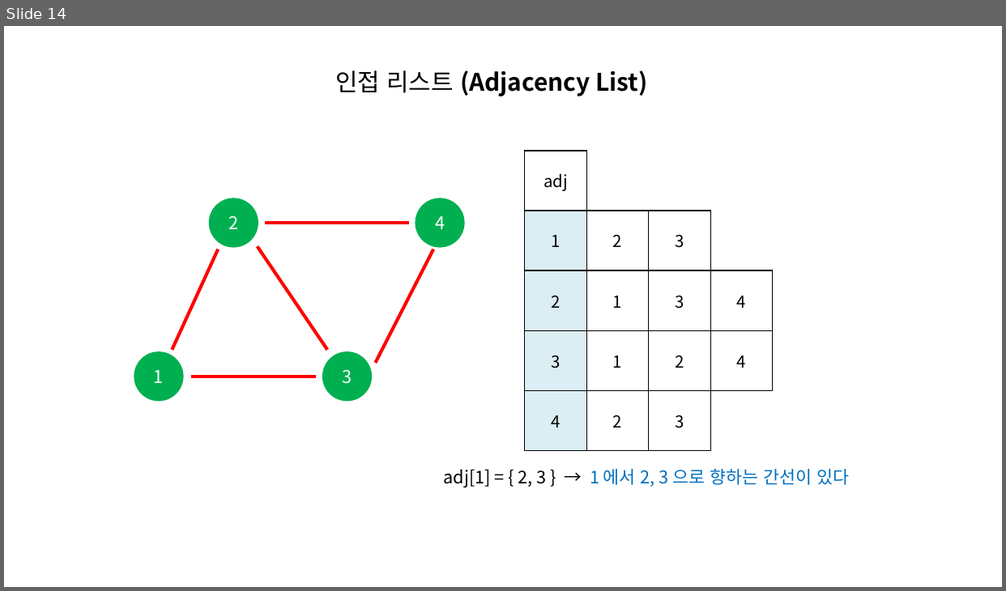
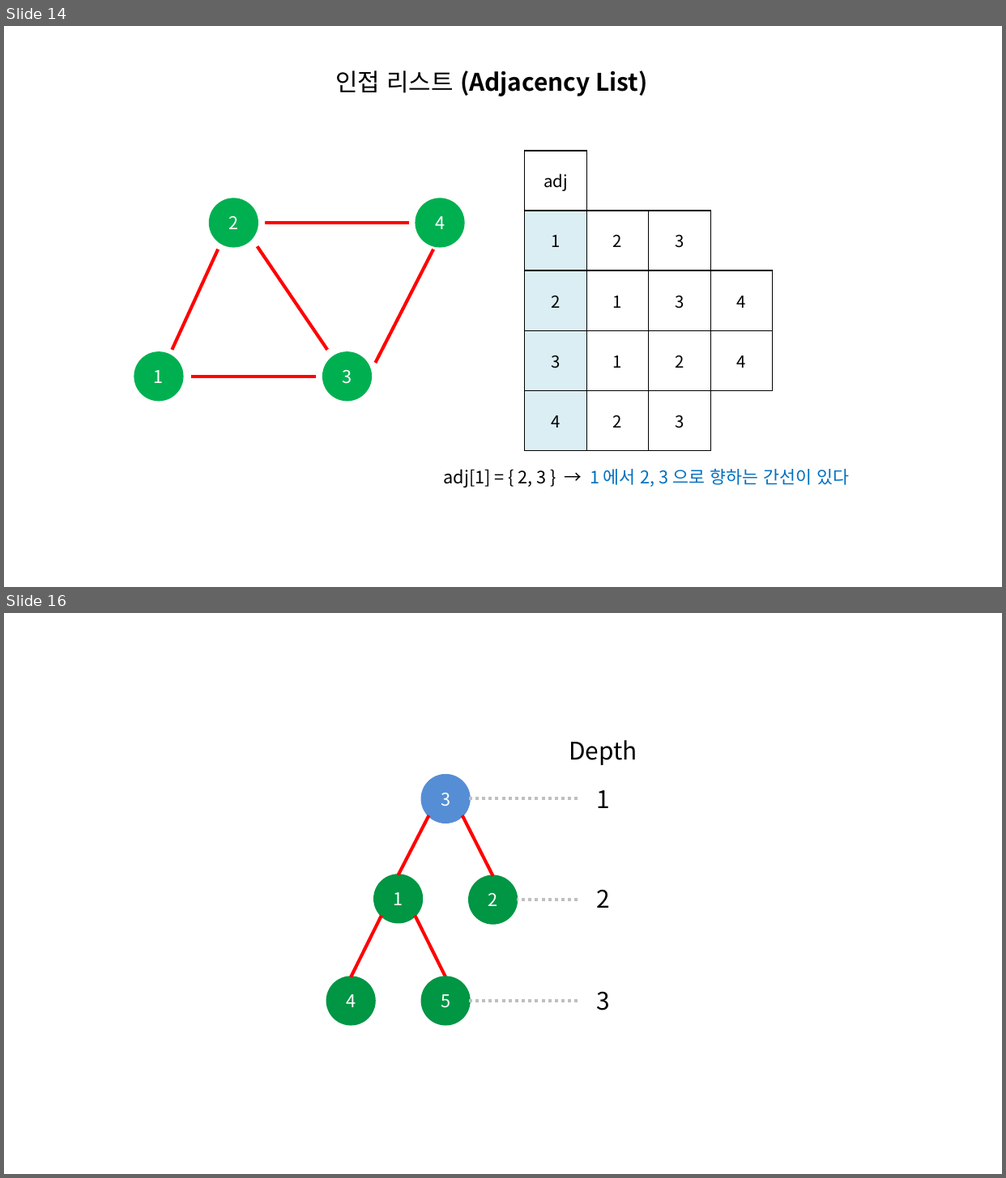
Before and after one commit to momo1108/blog, a slide deck: assets/etc/이미지제작용.pptx. Shown one above the other, each under a label of ours: slide 14 before the commit, slides 14 and 16 after it; the slides between them are not shown. The pictures are 1006x591 and 1006x1178 pixels, drawn with LibreOffice and Linux fonts; fonts in the diff are those of the drawing. Boxes give left, top, right and bottom in pixels: in the first picture for what was removed or moved away, otherwise in the second. Text is boxed around its words. In the diff, an @@ line names an element or a change of style, - is before the commit and + after.

```diff
--- a/assets/etc/이미지제작용.pptx
+++ b/assets/etc/이미지제작용.pptx
@@ slide 16 added at box(4, 613, 1002, 1174), background #FFFFFF @@
@@ text added at box(569, 740, 637, 765), 22 pt, text #000000 @@
+Depth
@@ ellipse added at box(422, 775, 470, 823), fill #558ED5, outline #558ED5 2 pt, 16 pt, text #FFFFFF @@
+3
@@ line added from (578, 799) to (469, 799), #BFBFBF 3 pt dashed @@
@@ text added at box(596, 790, 610, 808), 22 pt, text #000000 @@
+1
@@ line added from (428, 815) to (398, 875), #FF0000 3 pt @@
@@ line added from (462, 815) to (492, 876), #FF0000 3 pt @@
@@ ellipse added at box(375, 875, 422, 922), fill #009644, outline #009644 2 pt, 16 pt, text #FFFFFF @@
+1
@@ ellipse added at box(469, 876, 517, 923), fill #009644, outline #009644 2 pt, 16 pt, text #FFFFFF @@
+2
@@ line added from (578, 900) to (517, 900), #BFBFBF 3 pt dashed @@
@@ text added at box(596, 889, 610, 908), 22 pt, text #000000 @@
+2
@@ line added from (381, 916) to (351, 977), #FF0000 3 pt @@
@@ line added from (415, 916) to (446, 977), #FF0000 3 pt @@
@@ ellipse added at box(327, 977, 375, 1024), fill #009644, outline #009644 2 pt, 16 pt, text #FFFFFF @@
+4
@@ ellipse added at box(422, 977, 470, 1024), fill #009644, outline #009644 2 pt, 16 pt, text #FFFFFF @@
+5
@@ line added from (578, 1001) to (469, 1001), #BFBFBF 3 pt dashed @@
@@ text added at box(596, 991, 610, 1011), 22 pt, text #000000 @@
+3
```
Also in this commit, not shown: 4 other slides added, 15 other files.
